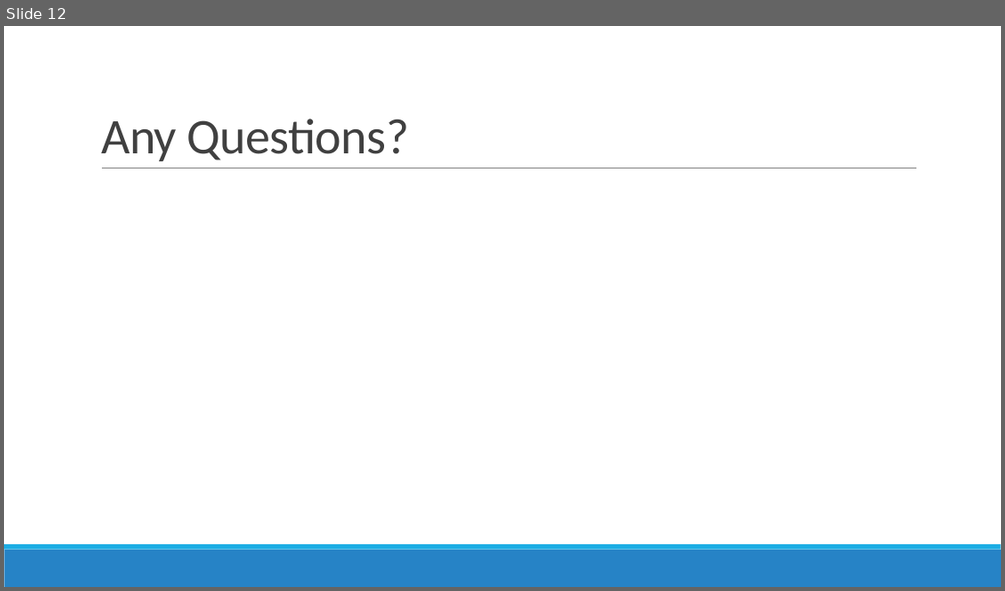
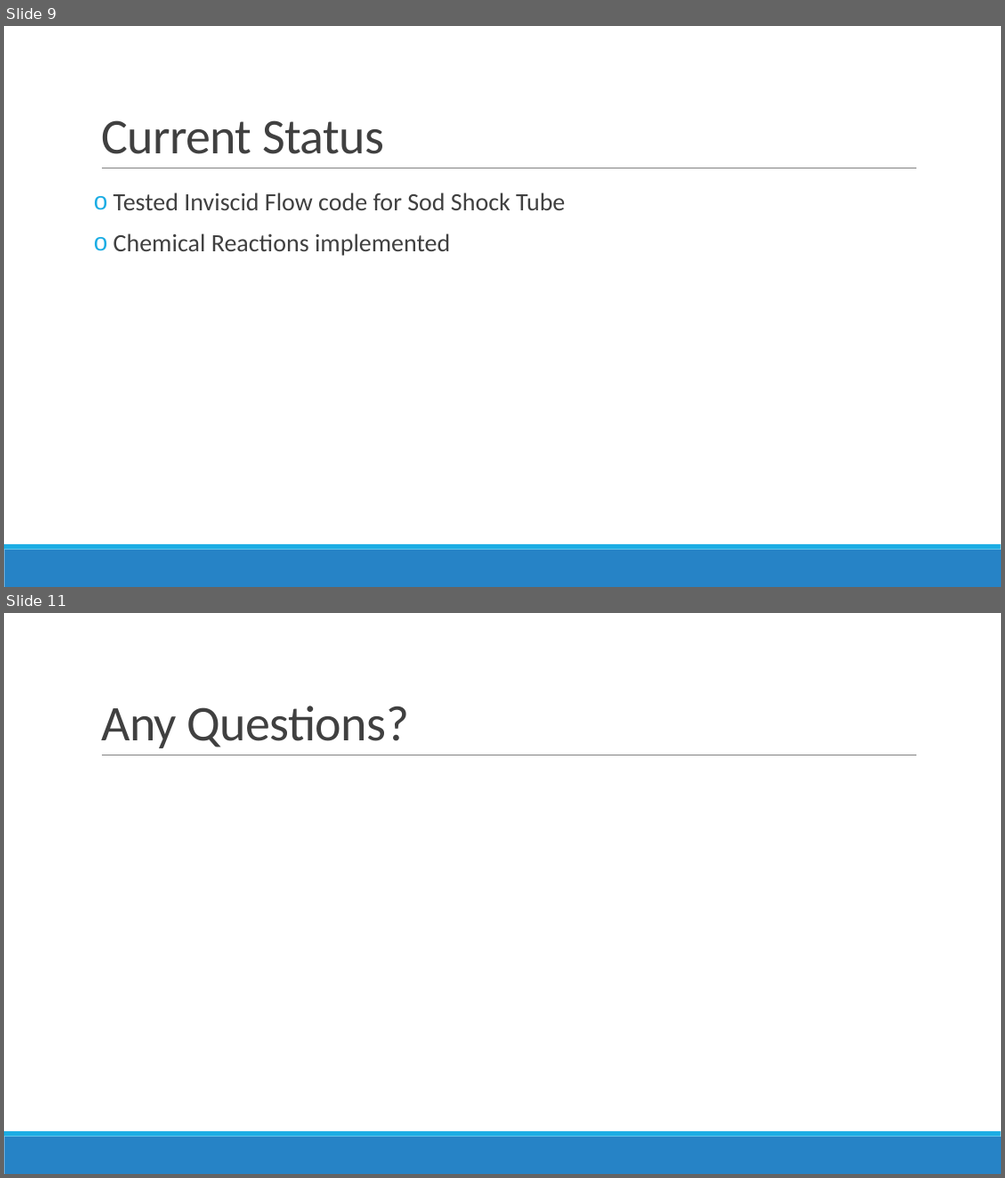
Before and after one commit to SulemanMahmood/PlasmaCombustion, a slide deck: 598Slides.pptx. Shown one above the other, each under a label of ours: slide 12 before the commit, slides 9 and 11 after it; the slides between them are not shown. The pictures are 1005x591 and 1005x1178 pixels, drawn with LibreOffice and Linux fonts; fonts in the diff are those of the drawing. Boxes give left, top, right and bottom in pixels: in the first picture for what was removed or moved away, otherwise in the second. Text is boxed around its words. In the diff, an @@ line names an element or a change of style, - is before the commit and + after.

```diff
--- a/598Slides.pptx
+++ b/598Slides.pptx
@@ slide 9 added at (4, 26, 1001, 587), background #FFFFFF; not listed: 3 template elements that a slide beside it also shows @@
@@ title added at (101, 120, 384, 154), 48 pt, text #404040 @@
+Current Status
@@ text added at (113, 192, 565, 256), 24 pt, text #404040 @@
+o Tested Inviscid Flow code for Sod Shock Tube
+o Chemical Reactions implemented
@@ what was slide 12 is now slide 11 @@
```
Also in this commit, not shown: 8 slides changed, 1 other slide added, 3 slides removed, 9 other files.
